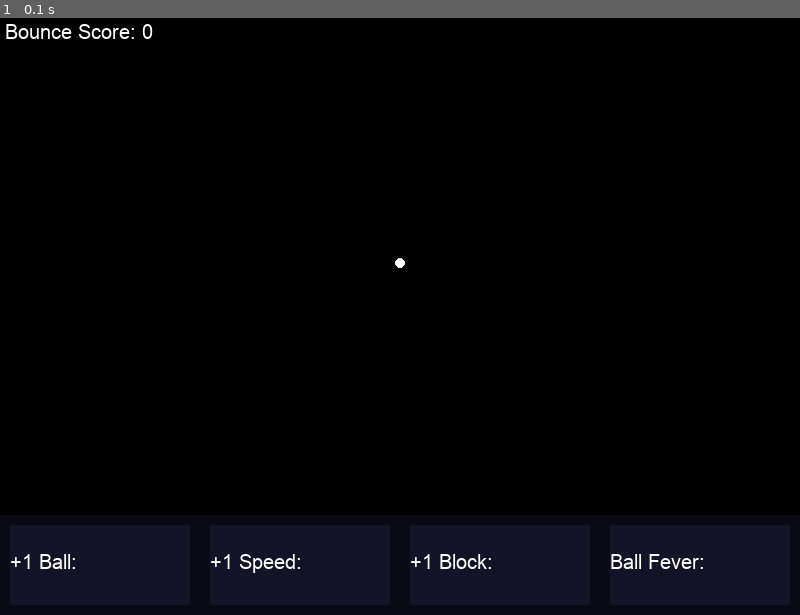
Above: before the commit, frame 1.
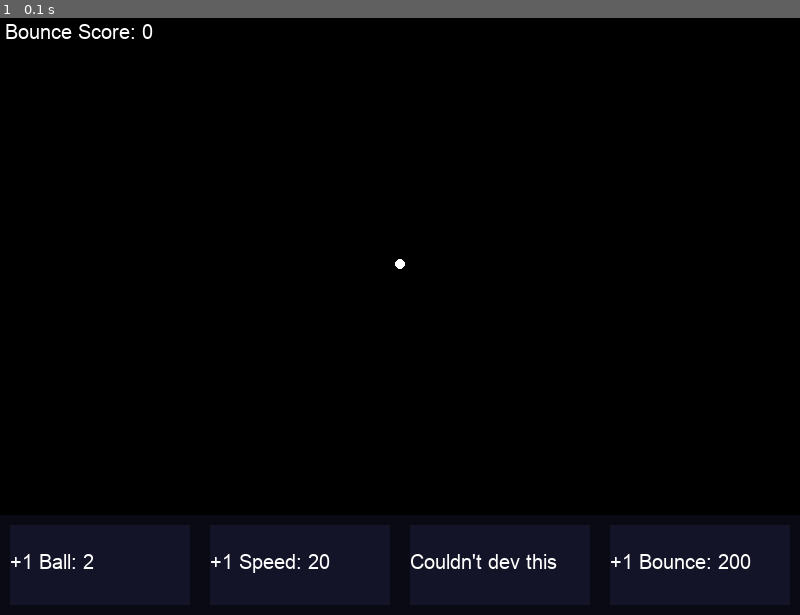
Above: after the commit, the same moment.

Repository: Wise05/pygame-games
Game: pygame game, started from Ball Bounce Tycoon/BB-Tycoon.py
Two runs of this game, one before a commit and one after it. Both use one fixed random seed, a clock stepped at 60 frames per second and the inputs below.
Inputs:
- Up to frame 1 (0.1 s): no input

The runs differ from the first frame. In frame 1, 0.5% of the frame differs, in the area x 10-94%, y 40-93%.

Commit message:
button 3 IDK

Diff:
--- a/Ball Bounce Tycoon/BB-Tycoon.py
+++ b/Ball Bounce Tycoon/BB-Tycoon.py
@@ -18,10 +18,11 @@
 #balls!
 ballX = [400]
 ballY = [250]
-speed = 0.2
+speed = 0.1
 speedX = [0]
-speedY = [-0.2]
+speedY = [-0.1]
 bounces = 0
+bounce = 1
 ballTouch = 0
 
 #buttons
@@ -29,9 +30,14 @@
 button2 = pygame.Rect(210, 510, 180, 80)
 button3 = pygame.Rect(410, 510, 180, 80)
 button4 = pygame.Rect(610, 510, 180, 80)
-buttonColor = (20, 20, 40)
+buttonColor = [(20, 20, 40), (20, 20, 40), (20, 20, 40), (20, 20, 40)]
 defaultColor = (20, 20, 40)
-pressedColor = (40, 40, 60)
+pressedColor = (10, 80, 10)
+errorColor = (80, 10, 10)
+price1 = 2
+price2 = 20
+price3 = 50
+price4 = 200
 
 #text
 font = pygame.font.Font(r'C:\Users\zevan\pygame\Ball Bounce Tycoon\Arial.ttf', 20)
@@ -48,28 +54,47 @@
         elif event.type == pygame.MOUSEBUTTONDOWN:
             if event.button == 1:  # Left mouse button
                 if button1.collidepoint(event.pos):
-                    ballX.append(400)
-                    ballY.append(250)
-                    speedX.append(0)
-                    speedY.append(-0.2)
+                    if bounces >= price1:
+                        ballX.append(400)
+                        ballY.append(250)
+                        speedX.append(0)
+                        speedY.append(-speed)
+                        bounces -= price1
+                        price1 = math.floor(price1*1.5)
+                        buttonColor[0] = pressedColor
+                    else:
+                        buttonColor[0] = errorColor
                 elif button2.collidepoint(event.pos):
-                    print("Pressed 2")
+                    if bounces >= price2:
+                        speed += 0.1
+                        bounces -= price2
+                        price2 = price2*4
+                        buttonColor[1] = pressedColor
+                    else:
+                        buttonColor[1] = errorColor
                 elif button3.collidepoint(event.pos):
-                    print("Pressed 3")
+                    if bounces >= price3:
+                        bounces = 0
                 elif button4.collidepoint(event.pos):
-                    print("Pressed 4")
-
+                    if bounces >= price4:
+                        bounce += 1
+                        bounces -= price4
+                        price4 = math.floor(price4*1.2)
+                        buttonColor[3] = pressedColor
+                    else:
+                        buttonColor[3] = errorColor
+        elif event.type == pygame.MOUSEBUTTONUP:
+            for i in range(len(buttonColor)):
+                buttonColor[i] = defaultColor
     #background update
     screen.fill(color)
     pygame.draw.rect(screen, (10,10,20), (0, 500, 800, 100))
 
     #buttons
-    buttonColor = (20, 20, 40)
-    pressedColor = ()
-    pygame.draw.rect(screen, buttonColor, button1)
-    pygame.draw.rect(screen, buttonColor, button2)
-    pygame.draw.rect(screen, buttonColor, button3)
-    pygame.draw.rect(screen, buttonColor, button4)
+    pygame.draw.rect(screen, buttonColor[0], button1)
+    pygame.draw.rect(screen, buttonColor[1], button2)
+    pygame.draw.rect(screen, buttonColor[2], button3)
+    pygame.draw.rect(screen, buttonColor[3], button4)
 
     #player update
     for i in range(len(ballX)):
@@ -80,40 +105,37 @@
         if (ballY[i] >= 500):
             speedX[i] = random.uniform(-speed, speed)
             speedY[i] = -(math.sqrt(speed**2 - speedX[i]**2))
+            bounces += bounce
         if (ballY[i] <= 0):
             speedX[i] = random.uniform(-speed, speed)
             speedY[i] = (math.sqrt(speed**2 - speedX[i]**2))
+            bounces += bounce
         if (ballX[i] >= 800):
             speedY[i] = random.uniform(-speed, speed)
             speedX[i] = -(math.sqrt(speed**2 - speedY[i]**2))
+            bounces += bounce
         if (ballX[i] <= 0):
             speedY[i] = random.uniform(-speed, speed)
             speedX[i] = (math.sqrt(speed**2 - speedY[i]**2))
-        #fun stuff
-        if (ballTouch == 0):
-            if (ballY[i] >= 500 or ballY[i] <= 0 or ballX[i] >= 800 or ballX[i] <= 0):
-                color = (random.randint(0,80), random.randint(0,80), random.randint(0,80))
-                bounces += 1
-                ballTouch = 1
+            bounces += bounce
 
         #draw balls
         pygame.draw.circle(screen, (255, 255, 255), (ballX[i], ballY[i]), 5)
-    ballTouch = 0
 
     #text
     scoreText = f"Bounce Score: {bounces}"
     scoreTextSurface = font.render(scoreText, True, textColor)
     screen.blit(scoreTextSurface, (5,5))
-    text1 = "+1 Ball: "
+    text1 = f"+1 Ball: {price1}"
     button1Txt = font.render(text1, True, textColor)
     screen.blit(button1Txt, (10,535))
-    text2 = "+1 Speed: "
+    text2 = f"+1 Speed: {price2}"
     button2Txt = font.render(text2, True, textColor)
     screen.blit(button2Txt, (210,535))
-    text3 = "+1 Block: "
+    text3 = f"Couldn't dev this"
     button3Txt = font.render(text3, True, textColor)
     screen.blit(button3Txt, (410,535))
-    text4 = "Ball Fever: "
+    text4 = f"+1 Bounce: {price4}"
     button4Txt = font.render(text4, True, textColor)
     screen.blit(button4Txt, (610,535))
     #game update
